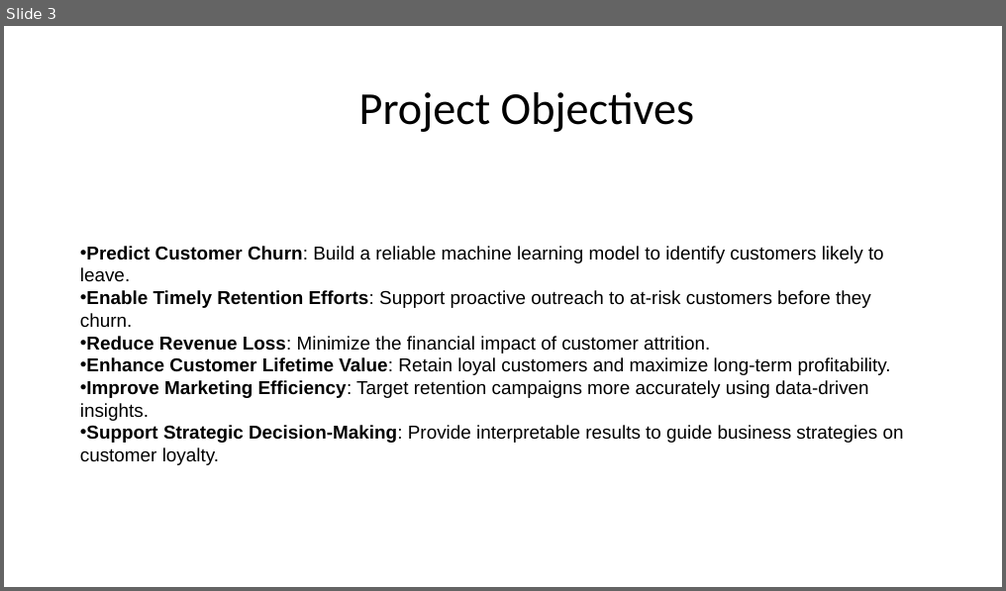
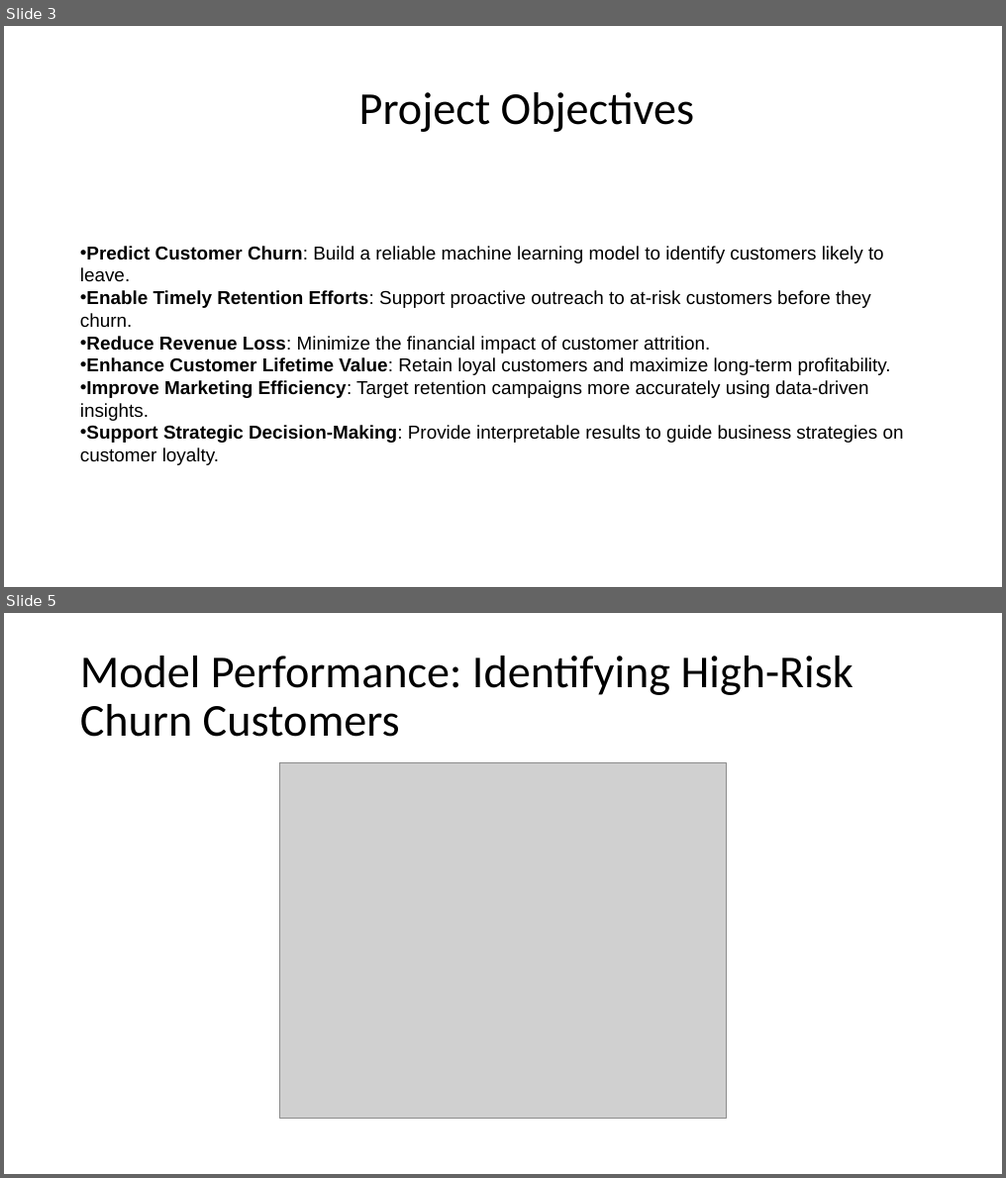
Before and after one commit to KabiraKabira7/customer_churn_modelling_phase_3_project, a slide deck: presentation.pdf.pptx. Shown one above the other, each under a label of ours: slide 3 before the commit, slides 3 and 5 after it; the slides between them are not shown. The pictures are 1006x591 and 1006x1178 pixels, drawn with LibreOffice and Linux fonts; fonts in the diff are those of the drawing; grey boxes stand for pictures. Boxes give left, top, right and bottom in pixels: in the first picture for what was removed or moved away, otherwise in the second. Text is boxed around its words. In the diff, an @@ line names an element or a change of style, - is before the commit and + after.

```diff
--- a/presentation.pdf.pptx
+++ b/presentation.pdf.pptx
@@ slide 5 added at (4,613,1002,1174), background #FFFFFF @@
@@ title added at (80,656,853,737), 44 pt, text #000000 @@
+Model Performance: Identifying High-Risk Churn Customers
@@ picture added at (279,762,727,1119) @@
```
Also in this commit, not shown: 3 other slides added.
